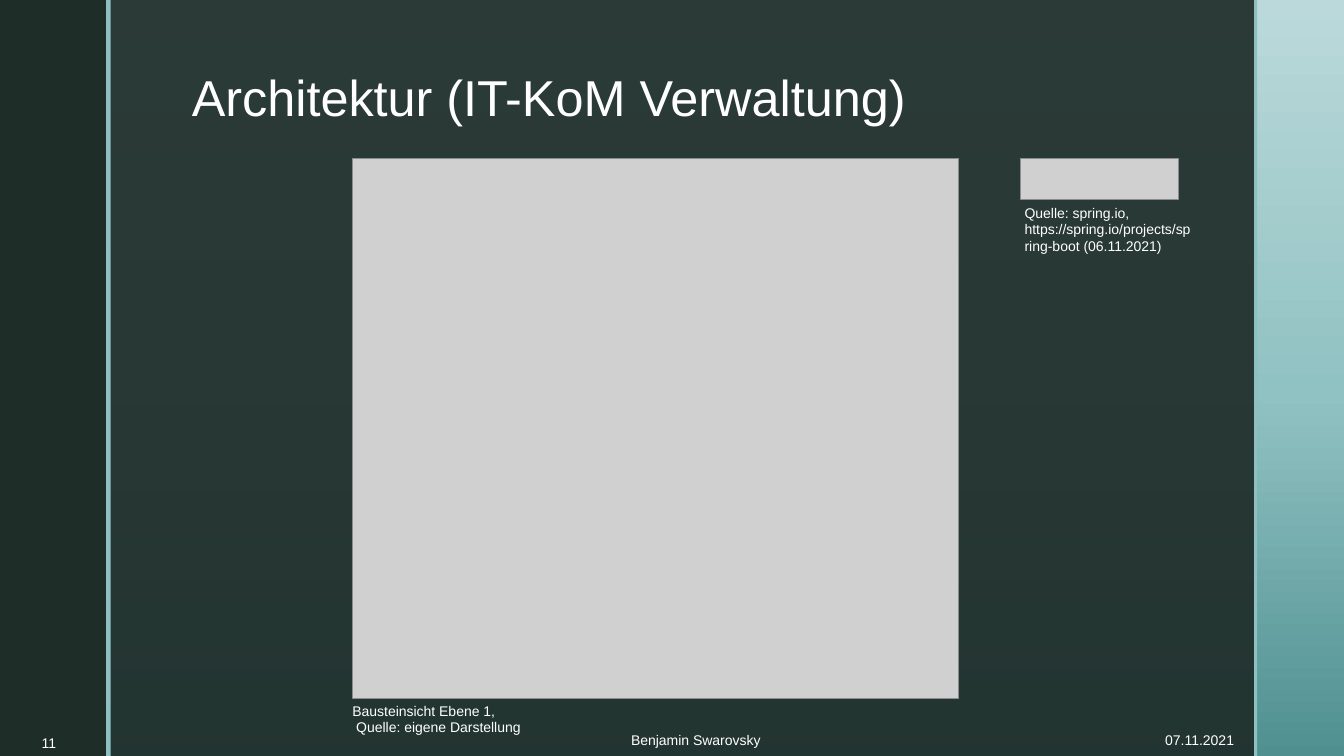
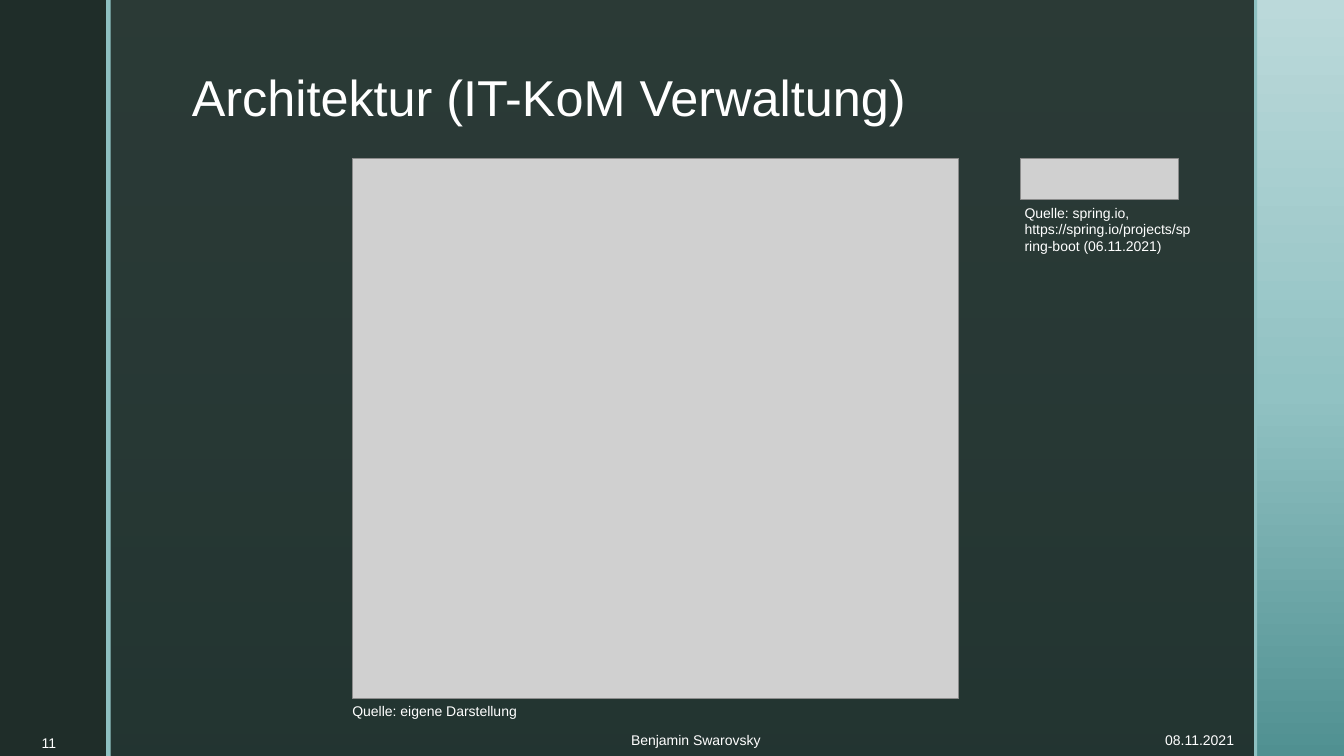
Before and after one commit to BenjaminS01/Abschluss, a slide deck: slide 11 of Vortrag.pptx. Drawn at 1344x756 pixels with LibreOffice and Linux fonts; fonts in the diff are those of the drawing; grey boxes stand for pictures; background and template pictures are left out. Boxes give left, top, right and bottom in pixels: in the first picture for what was removed or moved away, otherwise in the second. Text is boxed around its words. In the diff, an @@ line names an element or a change of style, - is before the commit and + after.

```diff
--- a/Vortrag.pptx
+++ b/Vortrag.pptx
@@ text at [352,706,495,718]: paragraph removed @@
-Bausteinsicht Ebene 1,
@@ text at [1165,735,1234,745]: text changed @@
-07.11.2021
+08.11.2021
```
Also in this commit, not shown: 24 other slides changed, 2 slides removed.
